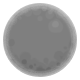
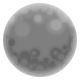
The second 80 x 80 image is a revision of the first. Changes to its layers:
hid group "draft" (7 layers) over (x1=23, y1=20, x2=58, y2=35)
added group "Group 1" with 6 layers above "Background" over (x1=3, y1=3, x2=77, y2=77)
moved "Ellipse 2" into group "Group 1" over (x1=3, y1=3, x2=77, y2=77)
moved "Layer 5" into group "Group 1", painted on it over (x1=7, y1=3, x2=70, y2=31)
moved "Layer 4" into group "Group 1", painted on it over (x1=3, y1=3, x2=77, y2=37)
moved "Layer 3" into group "Group 1", painted on it over (x1=3, y1=32, x2=77, y2=77)
moved "Layer 2" into group "Group 1", painted on it over (x1=3, y1=18, x2=77, y2=77)
moved "Ellipse 1" into group "Group 1" over (x1=3, y1=3, x2=77, y2=77)
